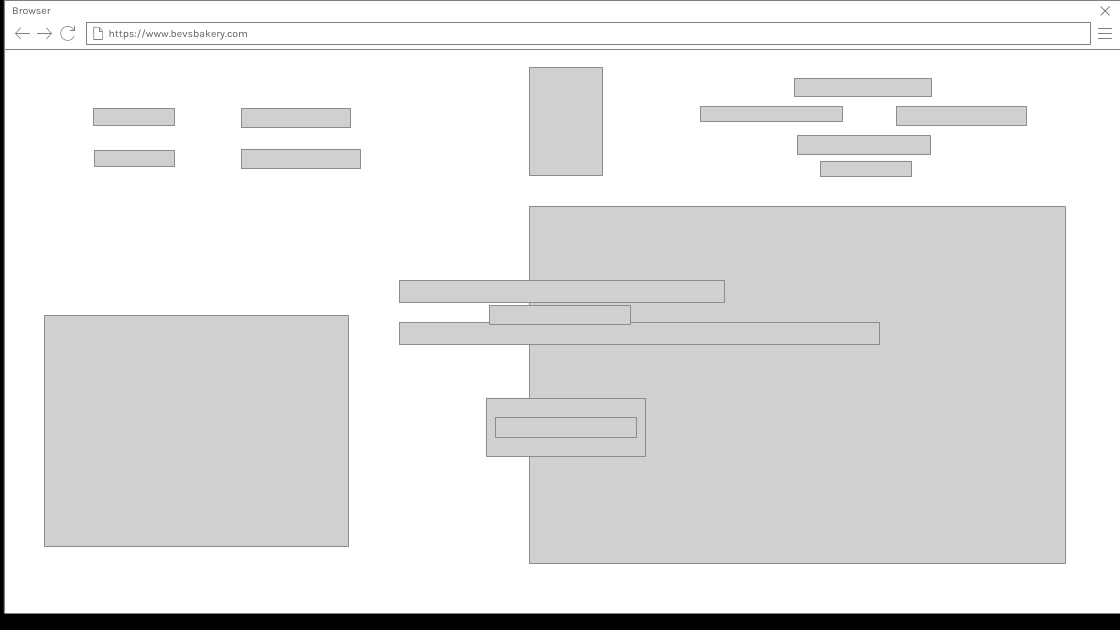
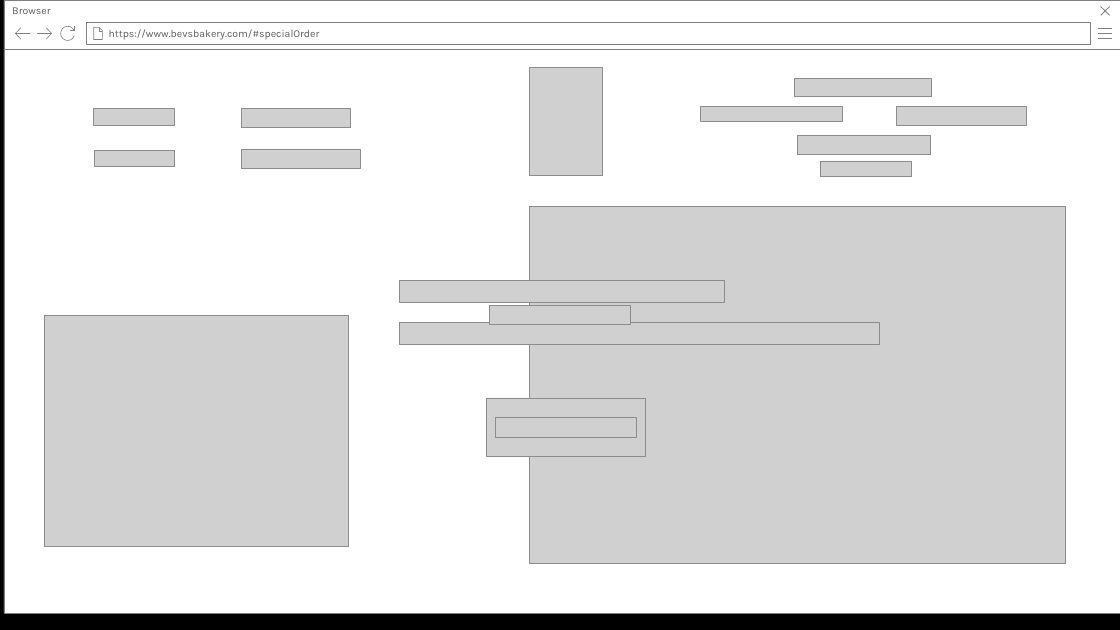
Before and after one commit to usmcamgrimm/WDD229-Advanced-Web-Design, a slide deck: slide 6 of Week 8/BevsBakery.pptx. Drawn at 1120x630 pixels with LibreOffice and Linux fonts; fonts in the diff are those of the drawing; grey boxes stand for pictures; background and template pictures are left out. Boxes give left, top, right and bottom in pixels: in the first picture for what was removed or moved away, otherwise in the second. Text is boxed around its words. In the diff, an @@ line names an element or a change of style, - is before the commit and + after.

Commit message:
Finish powerpoint

```diff
--- a/Week 8/BevsBakery.pptx
+++ b/Week 8/BevsBakery.pptx
@@ text in rectangle at <box>109,29,320,40</box>: text changed @@
-https://www.bevsbakery.com
+https://www.bevsbakery.com/#specialOrder
```
Also in this commit, not shown: 4 other slides changed, 2 slides added.
